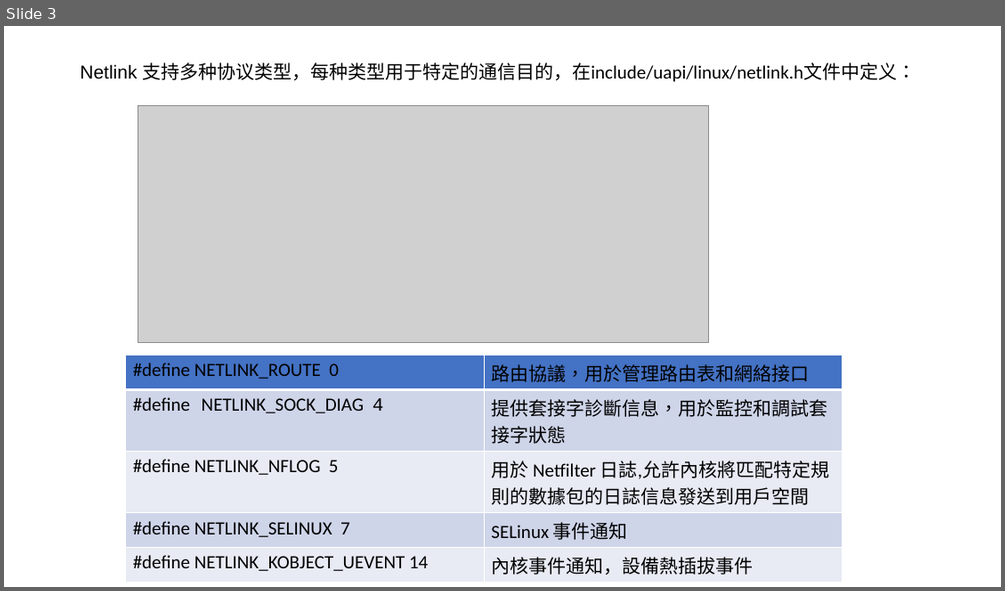
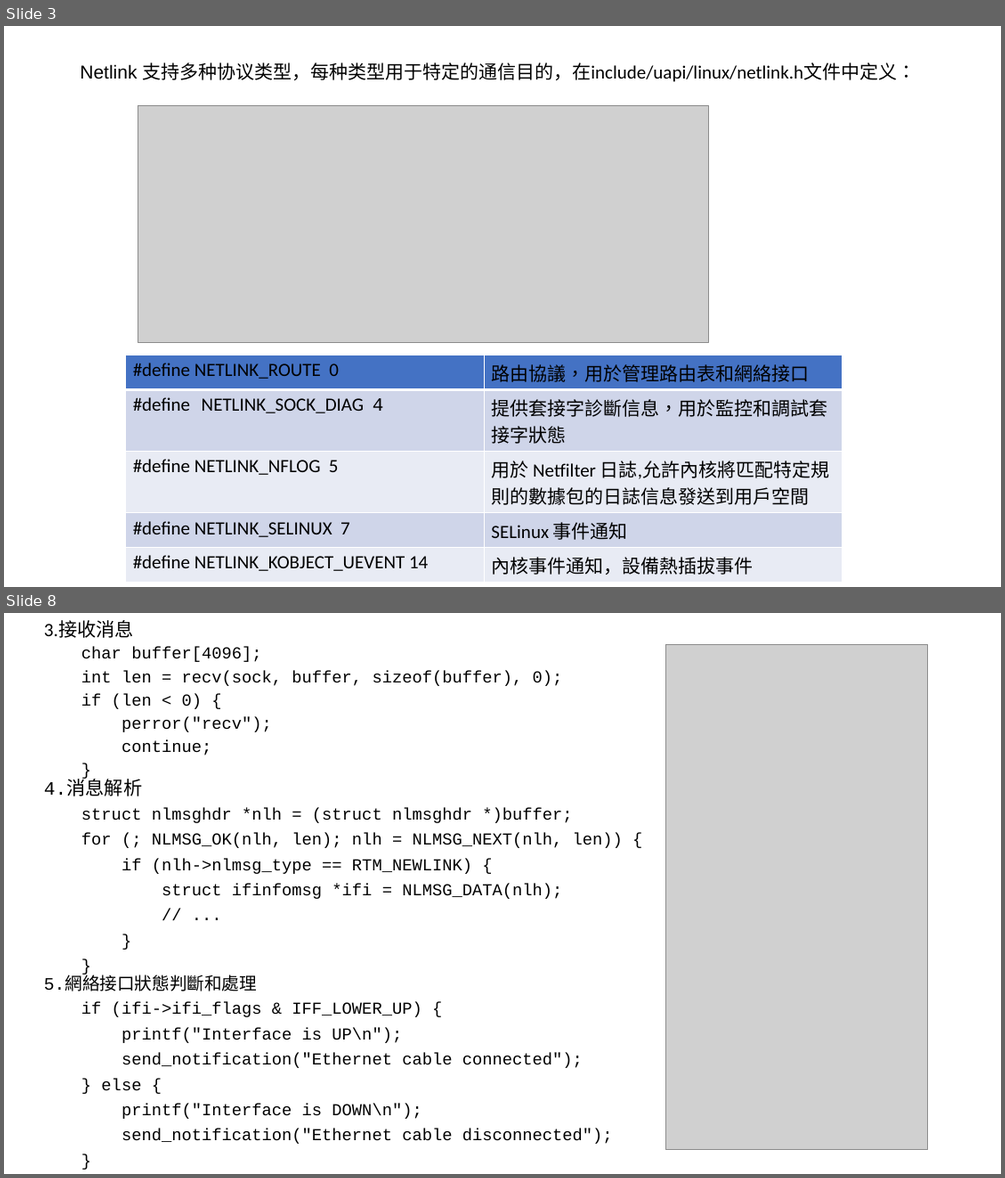
Before and after one commit to LewTIS/study, a slide deck: network_monitor/netlink.pptx. Shown one above the other, each under a label of ours: slide 3 before the commit, slides 3 and 8 after it; the slides between them are not shown. The pictures are 1005x591 and 1005x1178 pixels, drawn with LibreOffice and Linux fonts; fonts in the diff are those of the drawing; grey boxes stand for pictures. Boxes give left, top, right and bottom in pixels: in the first picture for what was removed or moved away, otherwise in the second. Text is boxed around its words. In the diff, an @@ line names an element or a change of style, - is before the commit and + after.

```diff
--- a/network_monitor/netlink.pptx
+++ b/network_monitor/netlink.pptx
@@ slide 8 added at (x1=4, y1=613, x2=1001, y2=1174), background #FFFFFF @@
@@ text added at (x1=44, y1=620, x2=623, y2=1143), 16.1 pt, text #000000 @@
+3.接收消息
+      char buffer[4096];
+      int len = recv(sock, buffer, sizeof(buffer), 0);
+      if (len < 0) {
+      perror("recv");
+      continue;
+      }
+    4.消息解析
+      struct nlmsghdr *nlh = (struct nlmsghdr *)buffer;
+      for (; NLMSG_OK(nlh, len); nlh = NLMSG_NEXT(nlh, len)) {
+      if (nlh->nlmsg_type == RTM_NEWLINK) {
+      struct ifinfomsg *ifi = NLMSG_DATA(nlh);
+      // ...
+      }
+      }
+    5.網絡接口狀態判斷和處理
+      if (ifi->ifi_flags & IFF_LOWER_UP) {
+      printf("Interface is UP\n");
+      send_notification("Ethernet cable connected");
+      } else {
+      printf("Interface is DOWN\n");
+      send_notification("Ethernet cable disconnected");
+      }
@@ picture added at (x1=666, y1=644, x2=928, y2=1150) @@
```
Also in this commit, not shown: 2 slides changed, 2 other slides added, 1 other file.
